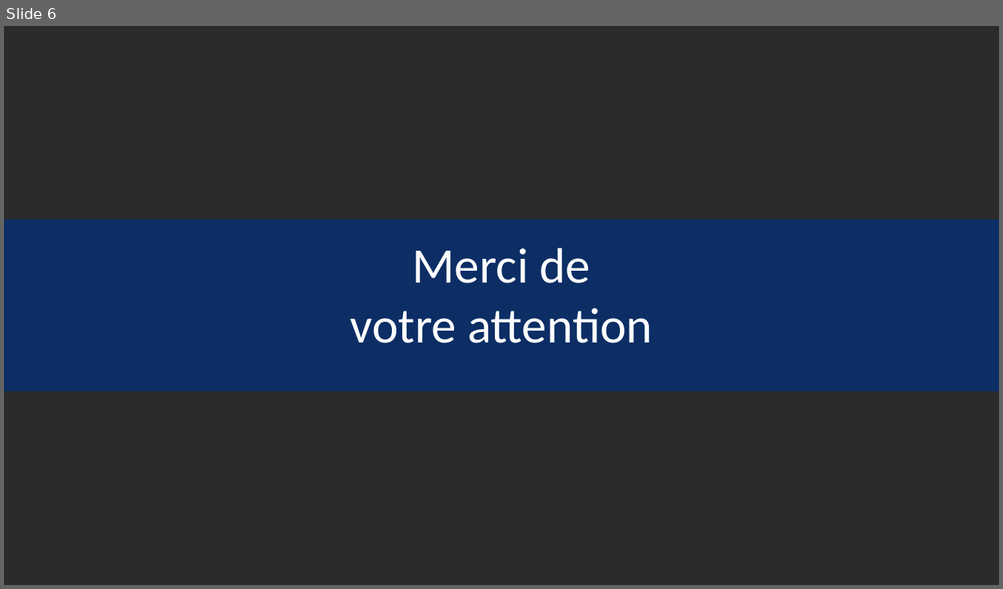
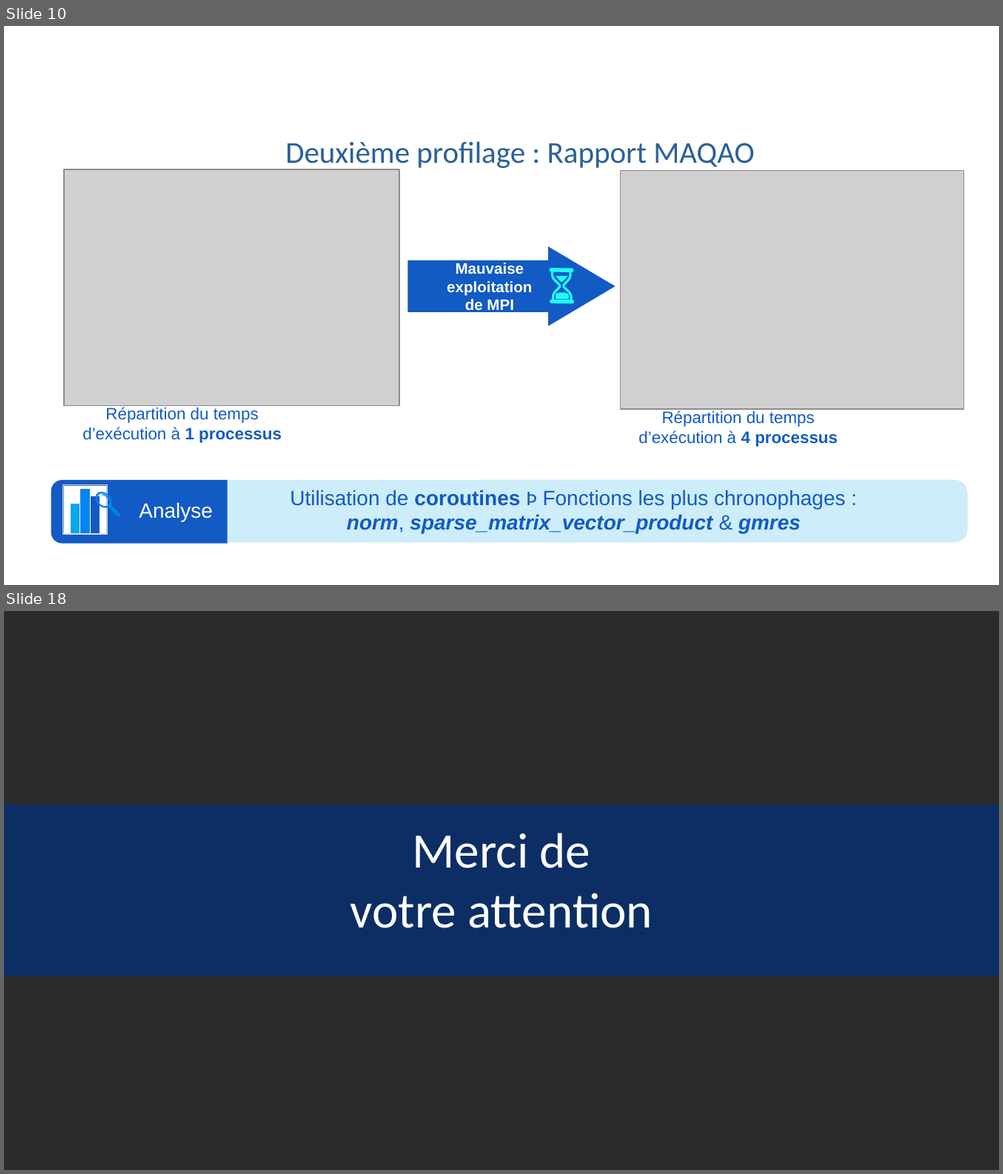
Before and after one commit to Robin-Cazalbou/Stage_M1_Miniapp, a slide deck: Présentation_Orale_stage/Présentation_orale_stage_CAZALBOU_Robin.odp. Shown one above the other, each under a label of ours: slide 6 before the commit, slides 10 and 18 after it; the slides between them are not shown. The pictures are 1003x589 and 1003x1174 pixels, drawn with LibreOffice and Linux fonts; fonts in the diff are those of the drawing; grey boxes stand for pictures; background and template pictures are left out; a plain dark background stands for a picture behind light text. Boxes give left, top, right and bottom in pixels: in the first picture for what was removed or moved away, otherwise in the second. Text is boxed around its words. In the diff, an @@ line names an element or a change of style, - is before the commit and + after.

```diff
--- a/Présentation_Orale_stage/Présentation_orale_stage_CAZALBOU_Robin.odp
+++ b/Présentation_Orale_stage/Présentation_orale_stage_CAZALBOU_Robin.odp
@@ slide 10 added at (x1=4, y1=26, x2=999, y2=585), background picture (left out) @@
@@ title added at (x1=82, y1=28, x2=981, y2=127), 28 pt, text #FFFFFF @@
+Profilages et
+Analyses
@@ text added at (x1=285, y1=141, x2=754, y2=170), 22 pt, text #2A6099 @@
+Deuxième profilage : Rapport MAQAO
@@ picture added at (x1=64, y1=170, x2=399, y2=406) @@
@@ picture added at (x1=620, y1=170, x2=963, y2=409) @@
@@ right arrow added at (x1=408, y1=247, x2=614, y2=326), fill #125AC4, 11 pt, text #FFFFFF, bold @@
+Mauvaise exploitation
+de MPI
@@ freeform shape added at (x1=532, y1=258, x2=591, y2=316), fill #1FFBFD @@
@@ text added at (x1=82, y1=407, x2=282, y2=443), 12 pt, text #125AC4 @@
+Répartition du temps
+d’exécution à 1 processus
@@ text added at (x1=638, y1=411, x2=837, y2=447), 12 pt, text #125AC4 @@
+Répartition du temps
+d’exécution à 4 processus
@@ rounded rectangle added at (x1=51, y1=480, x2=967, y2=543), fill #0AA6ED at 20% opacity @@
@@ round same rect added at (x1=51, y1=480, x2=227, y2=544), fill #125AC4 @@
@@ column chart added at (x1=62, y1=485, x2=108, y2=535) @@
+categories: 1
+Series 1: 66
+Series 2: 100
+Series 3: 83
@@ freeform shape added at (x1=95, y1=488, x2=129, y2=522), fill #0085F2 @@
@@ text added at (x1=290, y1=490, x2=845, y2=534), 15 pt, text #125AC4, bold @@
+Utilisation de coroutines Þ Fonctions les plus chronophages :
+norm, sparse_matrix_vector_product & gmres
@@ text added at (x1=139, y1=503, x2=212, y2=522), 15 pt, text #FFFFFF @@
+Analyse
@@ page number added at (x1=958, y1=540, x2=999, y2=585), 18 pt, text #FFFFFF @@
+10
@@ what was slide 6 is now slide 18 @@
```
Also in this commit, not shown: 2 slides changed, 12 other slides added, 1 slide removed.
